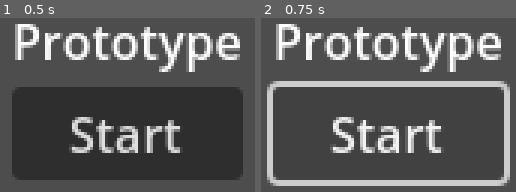
Above: before the commit, frames 1-2 (left to right).
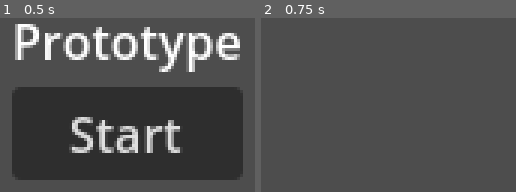
Above: after the commit, the same moments.

Repository: Shtevlogs/prototype-framework
Game: Godot game, scene res://scenes/main.tscn
Two runs of this game, one before a commit and one after it. Both use one fixed random seed, a clock stepped at 60 frames per second and the inputs below.
Inputs:
- Up to frame 1 (0.5 s): no input
- Up to frame 2 (0.75 s): click "Start" at 0.5 s

Frame 1 is identical in both runs. In frame 2, 22% of the frame differs, in the area x 2-98%, y 3-97%.

Commit message:
actual game scene

Diff:
--- /dev/null
+++ b/scenes/game.tscn
@@ -0,0 +1,5 @@
+[gd_scene format=3 uid="uid://df2mac0t3xwt6"]
+
+[node name="Game" type="Node2D"]
+
+[node name="Camera2D" type="Camera2D" parent="."]
--- a/scenes/main_menu.tscn
+++ b/scenes/main_menu.tscn
@@ -1,6 +1,9 @@
-[gd_scene format=3 uid="uid://bcs5tv47s3h6w"]
+[gd_scene load_steps=2 format=3 uid="uid://bcs5tv47s3h6w"]
+
+[ext_resource type="Script" uid="uid://bq64cffqvqlbr" path="res://scripts/scenes/main_menu.gd" id="1_l6cm7"]
 
 [node name="MainMenu" type="Node2D"]
+script = ExtResource("1_l6cm7")
 
 [node name="CanvasLayer" type="CanvasLayer" parent="."]
 
@@ -33,3 +36,5 @@
 [node name="StartButton" type="Button" parent="CanvasLayer/Control/VBoxContainer"]
 layout_mode = 2
 text = "Start"
+
+[connection signal="pressed" from="CanvasLayer/Control/VBoxContainer/StartButton" to="." method="_on_start_button_pressed"]
--- a/scripts/scene_manager.gd
+++ b/scripts/scene_manager.gd
@@ -2,10 +2,10 @@
 extends Node
 
 const MAIN_MENU = preload("uid://bcs5tv47s3h6w")
-#const GAME : PackedScene = preload("uid://bkgnymwh1s6iy")
+const GAME = preload("uid://df2mac0t3xwt6")
 #const UPGRADE_SCREEN : PackedScene = preload("uid://de8jh1llp673f")
 
-const _SCENE_PREFABS : Array[PackedScene] = [ MAIN_MENU ]
+const _SCENE_PREFABS : Array[PackedScene] = [ MAIN_MENU, GAME ]
 
 enum SceneId {
     MAIN_MENU,
--- /dev/null
+++ b/scripts/scenes/main_menu.gd
@@ -0,0 +1,5 @@
+class_name MainMenu
+extends Node2D
+
+func _on_start_button_pressed() -> void:
+    SceneManager.load_scene(SceneManager.SceneId.GAME)
Not shown, added: scripts/scenes/main_menu.gd.uid
